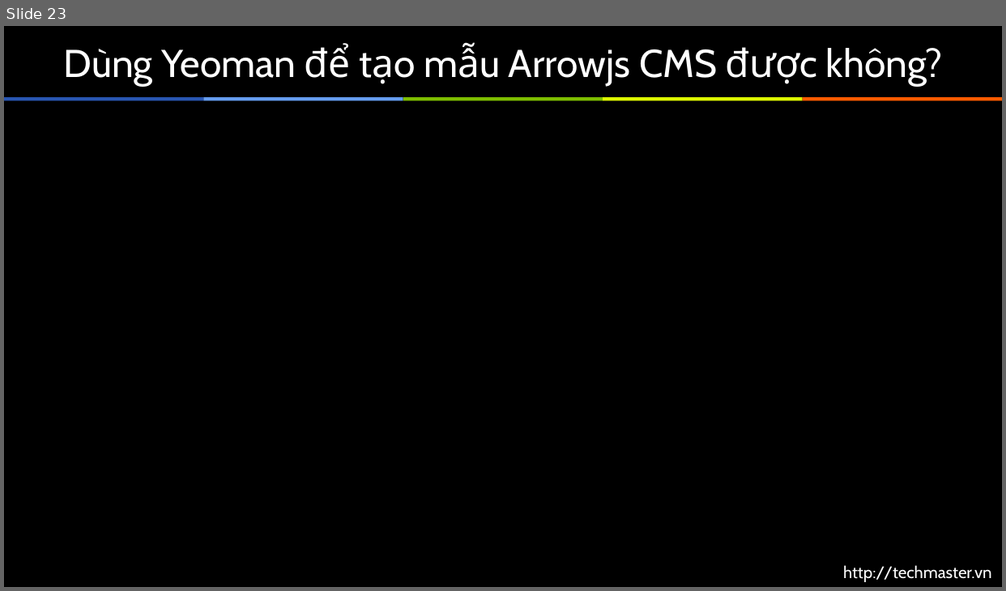
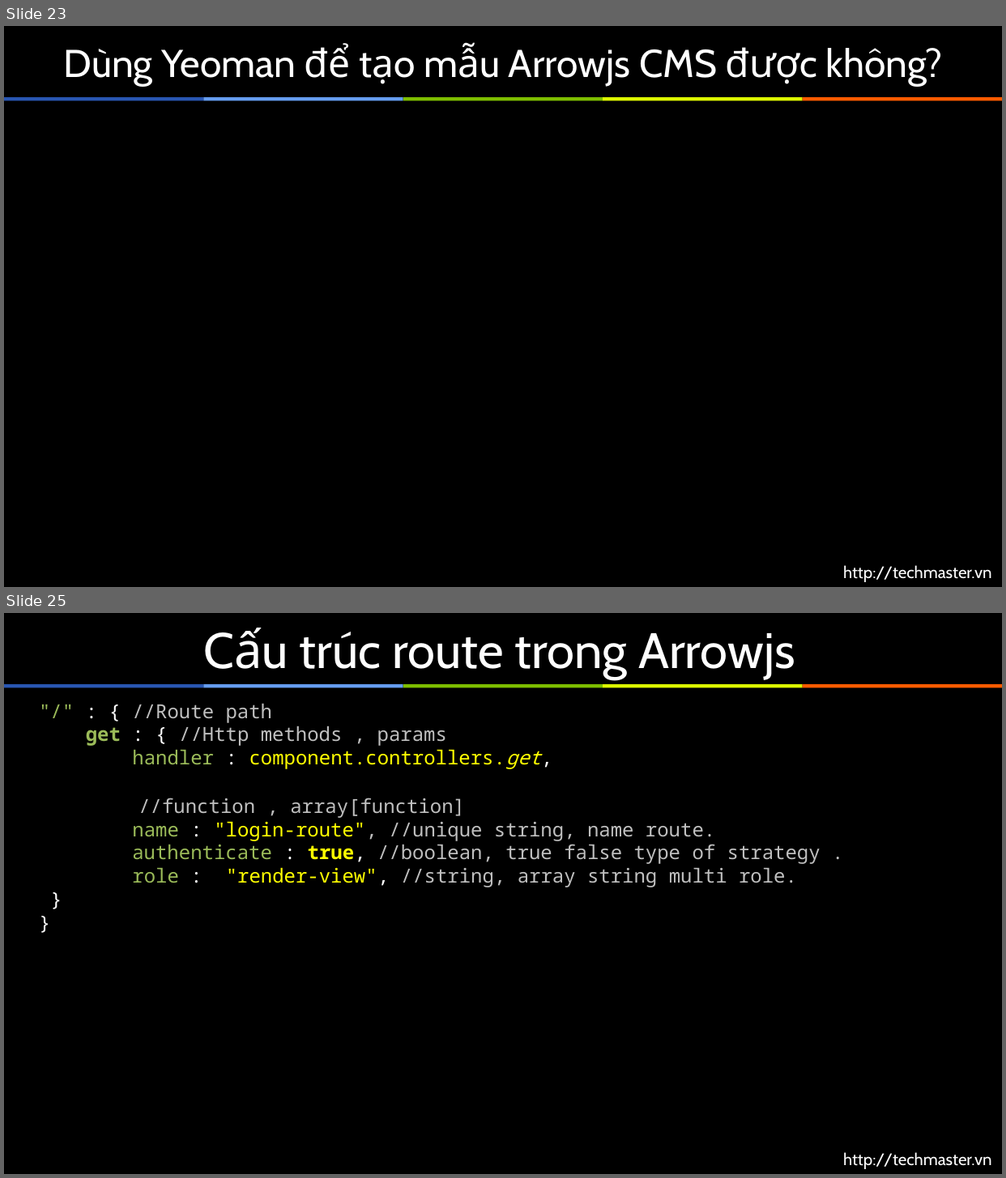
Before and after one commit to arrowjs/Documents, a slide deck: ArrowjsBasic.pptx. Shown one above the other, each under a label of ours: slide 23 before the commit, slides 23 and 25 after it; the slides between them are not shown. The pictures are 1006x591 and 1006x1178 pixels, drawn with LibreOffice and Linux fonts; fonts in the diff are those of the drawing; background and template pictures are left out. Boxes give left, top, right and bottom in pixels: in the first picture for what was removed or moved away, otherwise in the second. Text is boxed around its words. In the diff, an @@ line names an element or a change of style, - is before the commit and + after.

```diff
--- a/ArrowjsBasic.pptx
+++ b/ArrowjsBasic.pptx
@@ slide 25 added at (4, 613, 1002, 1174), background #000000; not listed: 6 template elements that a slide beside it also shows @@
@@ title added at (300, 632, 795, 679), 36 pt, text #FFFFFF @@
+Cấu trúc route trong Arrowjs
@@ text added at (86, 704, 820, 888), 14 pt, text #BFBFBF @@
+"/" : { //Route path
+get : { //Http methods , params
+handler : component.controllers.get,
+//function , array[function]
+name : "login-route", //unique string, name route.
+authenticate : true, //boolean, true false type of strategy .
+role : "render-view", //string, array string multi role.
+}
+}
```
Also in this commit, not shown: 1 other slide added.
